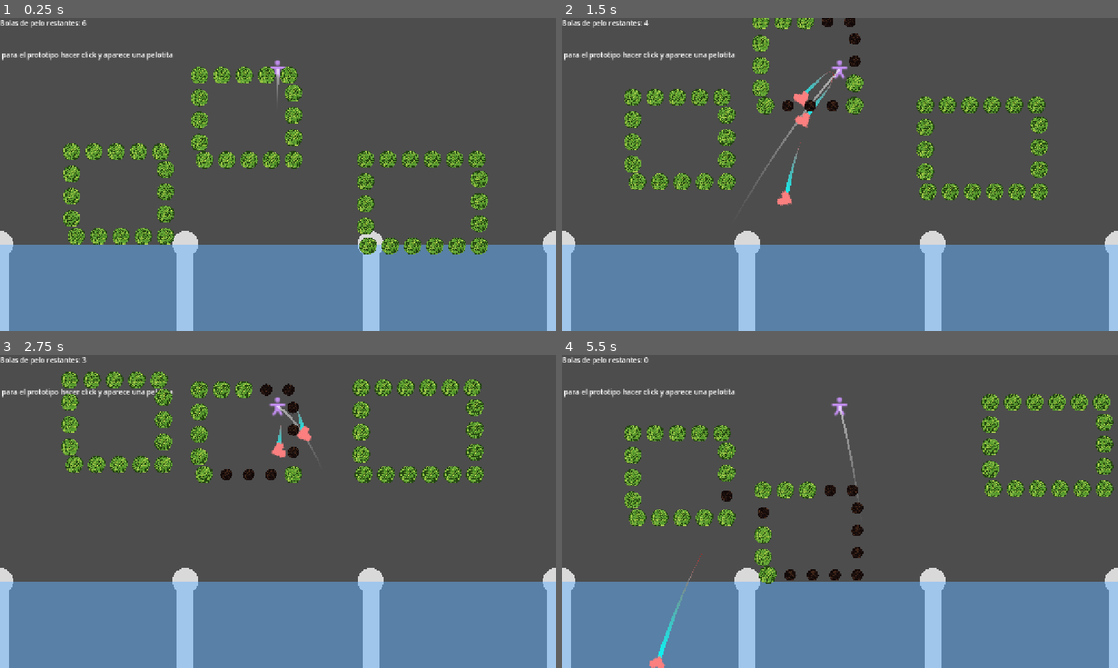
Above: before the commit, frames 1-4 (two rows, left to right).
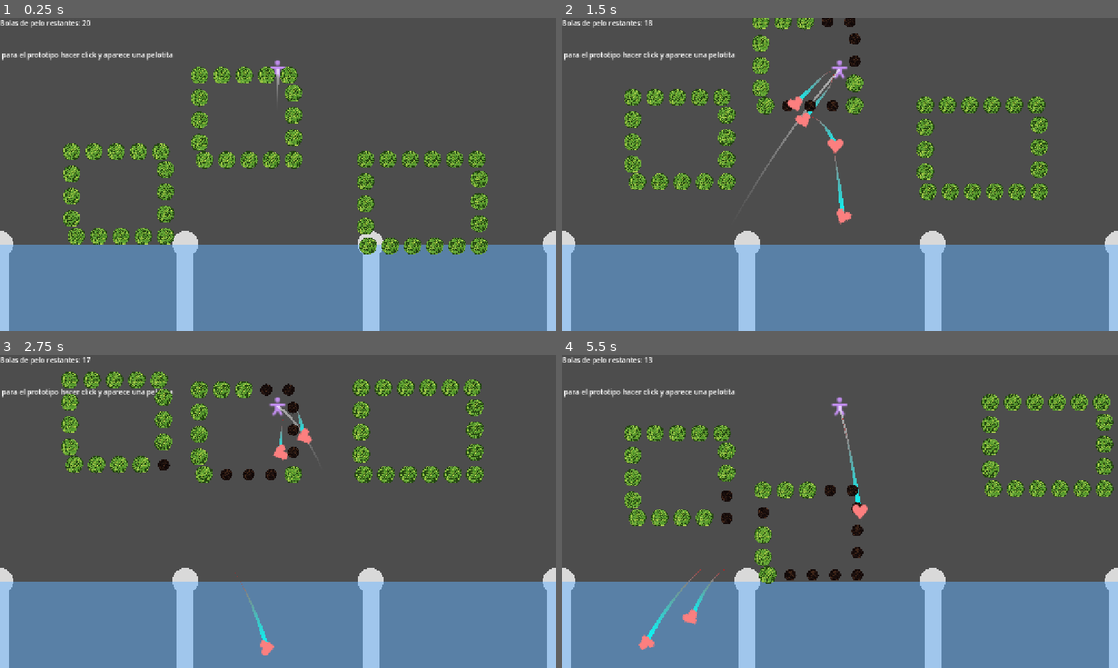
Above: after the commit, the same moments.

Repository: Markynico/LUJ-2026
Game: Godot game, scene res://escenas/prueba_escena.tscn
Two runs of this game, one before a commit and one after it. Both use one fixed random seed, a clock stepped at 60 frames per second and the inputs below. Sound files missing from this copy of the repository are replaced by a short silence.
Inputs (mouse positions are in pixels of both pictures, inside the frame that each line leads up to):
- Up to frame 1 (0.25 s): no input
- Up to frame 2 (1.5 s): tap Y at 0.5, 1.25 s; move the mouse to (962, 158) at 0.52 s; click (962, 158) at 0.6 s; drag from (728, 190) to (656, 287) at 1.27 s
- Up to frame 3 (2.75 s): tap Y at 2 s; move the mouse to (333, 442) at 2.02 s; click (333, 442) at 2.1 s
- Up to frame 4 (5.5 s): tap Y at 2.75, 3.5, 4.25 s; drag from (812, 574) to (1023, 624) at 2.77 s; move the mouse to (1006, 558) at 3.52 s; click (1006, 558) at 3.6 s; drag from (673, 464) to (1023, 624) at 4.27 s; move the mouse to (867, 511) at 5.02 s; click (867, 511) at 5.1 s

The runs differ from the first frame. In frame 1, less than 0.1% of the frame differs, in the area x 14-17%, y 0-3%; in frame 2, 0.6%; in frame 3, 0.5%; in frame 4, 0.9%, in the area x 13-55%, y 0-100%.

Commit message:
Bug solucionado (se crean dos bolas con un solo clic)
Se solución APARENTEMENTE el bug donde un único clic creaba dos bolas. Presten atención al testear a ver si continúa

Sigue presente el bug que a veces duplica porque sí a las bolitas espejismo

Diff:
--- a/luj-2026/escenas/bola_de_pelos.tscn
+++ b/luj-2026/escenas/bola_de_pelos.tscn
@@ -4,21 +4,25 @@
 [ext_resource type="Resource" uid="uid://cefp6mo0t1mgi" path="res://scripts/resources/BolaPelosNormal.tres" id="2_rguhl"]
 [ext_resource type="Texture2D" uid="uid://bsk14c2sew84m" path="res://iconos_custom/gobot.svg" id="2_unop5"]
 [ext_resource type="Script" uid="uid://c31lbqa2grch4" path="res://scripts/pelotitas_custom/efectos_pelotita.gd" id="3_mfh0k"]
-[ext_resource type="Resource" uid="uid://bvv1rqdfseda7" path="res://scripts/resources/EfectoEspejismo.tres" id="4_avp8o"]
+[ext_resource type="Script" uid="uid://oyp7vfsbtov4" path="res://scripts/pelotitas_custom/efecto_espejismo.gd" id="4_mfh0k"]
 [ext_resource type="AudioStream" uid="uid://2jvby7clemka" path="res://assets/audio/sfx/romper_pelotita.wav" id="4_rguhl"]
 [ext_resource type="PackedScene" uid="uid://dmexovyecfyo4" path="res://escenas/componentes/estela_movimiento.tscn" id="4_tra1g"]
+
+[sub_resource type="Resource" id="Resource_mfh0k"]
+script = ExtResource("4_mfh0k")
+metadata/_custom_type_script = "uid://oyp7vfsbtov4"
 
 [sub_resource type="CircleShape2D" id="CircleShape2D_37ege"]
 radius = 19.026299
 
 [node name="BolaDePelos" type="RigidBody2D" unique_id=660631560 node_paths=PackedStringArray("sprite_bola", "estela_movimiento", "audio")]
 z_index = 1
+continuous_cd = 2
 contact_monitor = true
-continuous_cd = 2
 max_contacts_reported = 2
 script = ExtResource("1_q2vq6")
 configuracion_pelotita = ExtResource("2_rguhl")
-efectos_al_rebotar = Array[ExtResource("3_mfh0k")]([ExtResource("4_avp8o")])
+efectos_al_rebotar = Array[ExtResource("3_mfh0k")]([SubResource("Resource_mfh0k")])
 sprite_bola = NodePath("SpriteBola")
 estela_movimiento = NodePath("EstelaMovimiento")
 audio = NodePath("AudioRebote")
--- a/luj-2026/scripts/disparador_pelotita.gd
+++ b/luj-2026/scripts/disparador_pelotita.gd
@@ -12,6 +12,7 @@
 @export var fuerza_disparo : float = 2.0
 var velocidad_inicial : Vector2
 var posicion_mouse : Vector2
+var bolitas_creadas : int = 0
 #var gravedad = ProjectSettings.get_setting("physics/2d/default_gravity") arreglarrrr
 
 func _ready() -> void:
@@ -23,8 +24,11 @@
 		#posicion_mouse = get_viewport().get_mouse_position()
 		posicion_mouse = get_global_mouse_position()
 		velocidad_inicial = (global_position - posicion_mouse) * fuerza_disparo #no lo normalizo para q justamente dispare mas fuerte si el mouse esta lejos
-	if Input.is_action_just_pressed("click_izq"):
-		disparo.emit()
+	if event is InputEventMouseButton:
+		if event.button_index == MOUSE_BUTTON_LEFT and event.pressed:
+			bolitas_creadas += 1
+			print("BOLITA CREADA: " + str(bolitas_creadas))
+			disparo.emit()
 
 func _on_pedir_lanzar_bola () -> void:
 		var instancia : BolaDePelos = escena_pelotita_prueba.instantiate()
--- a/luj-2026/scripts/game_manager.gd
+++ b/luj-2026/scripts/game_manager.gd
@@ -16,7 +16,7 @@
 }
 
 @export var disparador : DisparadorPelotita
-@export var bolas_maximas : int = 6
+@export var bolas_maximas : int = 20
 
 var bolas_restantes : int = 0
 var estado_actual : EstadoDeJuego = EstadoDeJuego.ESPERANDO
--- a/luj-2026/scripts/pelotitas_custom/efecto_espejismo.gd
+++ b/luj-2026/scripts/pelotitas_custom/efecto_espejismo.gd
@@ -9,6 +9,6 @@
 	rebote_simple(pelotita, objeto_a_impactar)
 	contador_impactos += 1
 	if contador_impactos >= impactos_para_duplicar:
-		print("DUPLICAR PELOTITA")
+#		print("DUPLICAR PELOTITA")
 		pelotita.call_deferred("duplicar_pelotita")
 		contador_impactos = 0
--- a/luj-2026/scripts/resources/BolaPelosNormal.tres
+++ b/luj-2026/scripts/resources/BolaPelosNormal.tres
@@ -1,7 +1,6 @@
 [gd_resource type="Resource" script_class="PelotitaBase" format=3 uid="uid://cefp6mo0t1mgi"]
 
 [ext_resource type="Script" uid="uid://c7ogyqxnq7236" path="res://scripts/pelotitas_custom/pelotita_base.gd" id="1_07tsf"]
-[ext_resource type="AudioStream" uid="uid://2jvby7clemka" path="res://assets/audio/sfx/romper_pelotita.wav" id="1_riwt3"]
 [ext_resource type="Texture2D" uid="uid://y01cjx6nscow" path="res://iconos_custom/heart.svg" id="2_pxh3y"]
 
 [sub_resource type="Gradient" id="Gradient_pxh3y"]
@@ -12,5 +11,4 @@
 script = ExtResource("1_07tsf")
 textura = ExtResource("2_pxh3y")
 colores_estela = SubResource("Gradient_pxh3y")
-audio_al_rebotar = ExtResource("1_riwt3")
 metadata/_custom_type_script = "uid://c7ogyqxnq7236"
